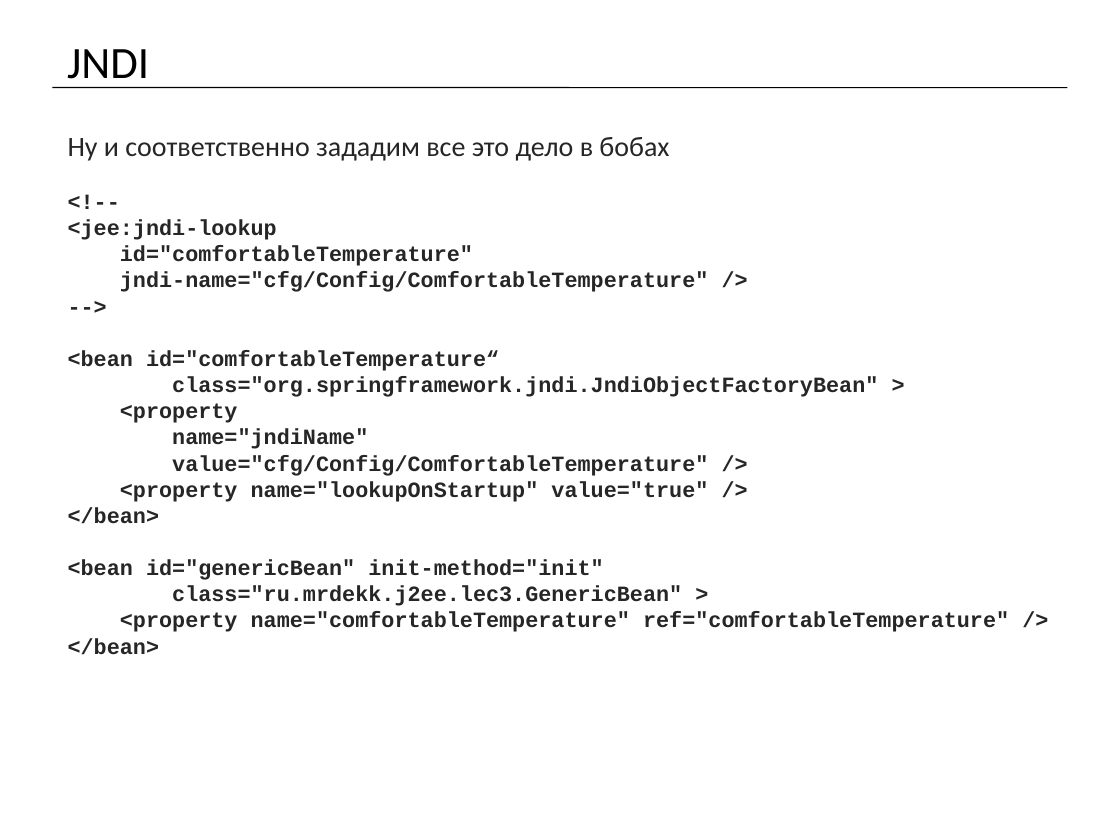
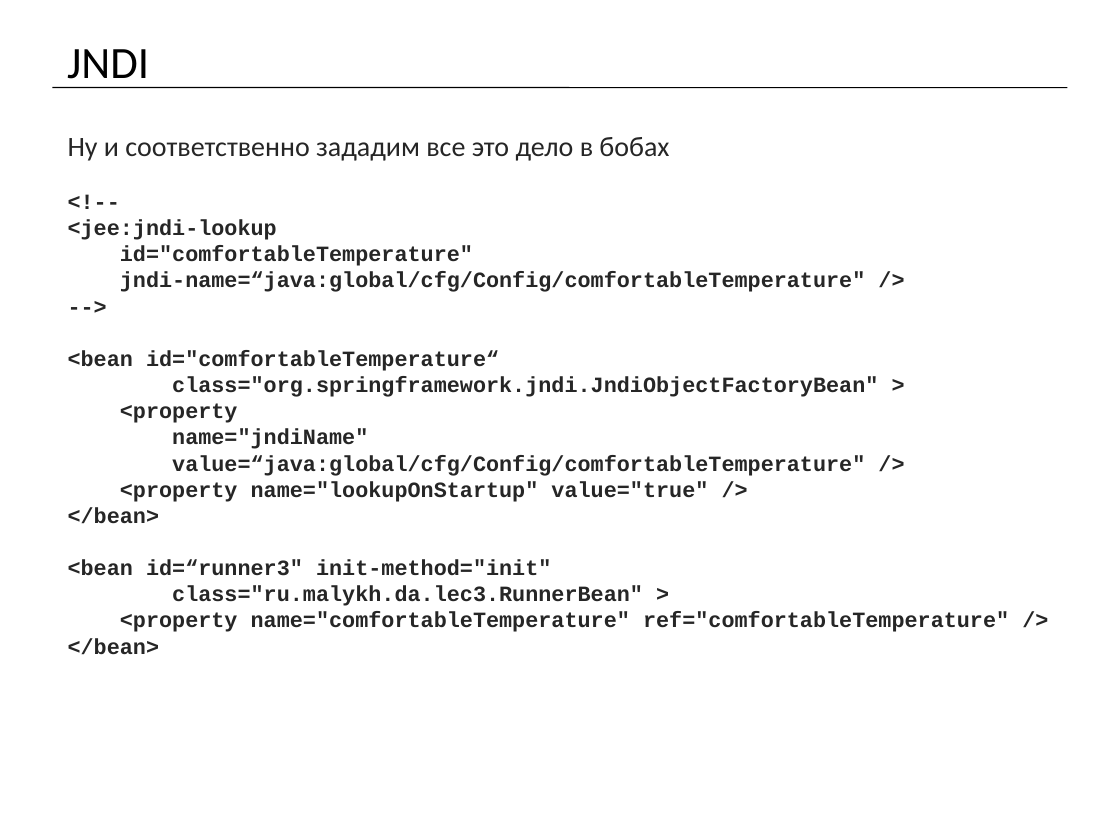
Before and after one commit to mrdekk/j2ee_course, a slide deck: slide 22 of lectures/j2ee. Lecture 3.pptx (slide 16 before the commit). Drawn at 1120x840 pixels with LibreOffice and Linux fonts; fonts in the diff are those of the drawing. Boxes give left, top, right and bottom in pixels: in the first picture for what was removed or moved away, otherwise in the second. Text is boxed around its words. In the diff, an @@ line names an element or a change of style, - is before the commit and + after.

```diff
--- a/lectures/j2ee. Lecture 3.pptx
+++ b/lectures/j2ee. Lecture 3.pptx
@@ text at (x1=120, y1=272, x2=866, y2=292): text changed @@
-jndi-name="cfg/Config/ComfortableTemperature" />
+jndi-name=“java:global/cfg/Config/comfortableTemperature" />
@@ text at (x1=172, y1=455, x2=865, y2=476): text changed @@
-value="cfg/Config/ComfortableTemperature" />
+value=“java:global/cfg/Config/comfortableTemperature" />
@@ text at (x1=68, y1=559, x2=643, y2=606): text changed @@
-<bean id="genericBean" init-method="init"
-class="ru.mrdekk.j2ee.lec3.GenericBean" >
+<bean id=“runner3" init-method="init"
+class="ru.malykh.da.lec3.RunnerBean" >
```
Also in this commit, not shown: 8 other slides changed, 8 slides added, 2 slides removed, 40 other files.
